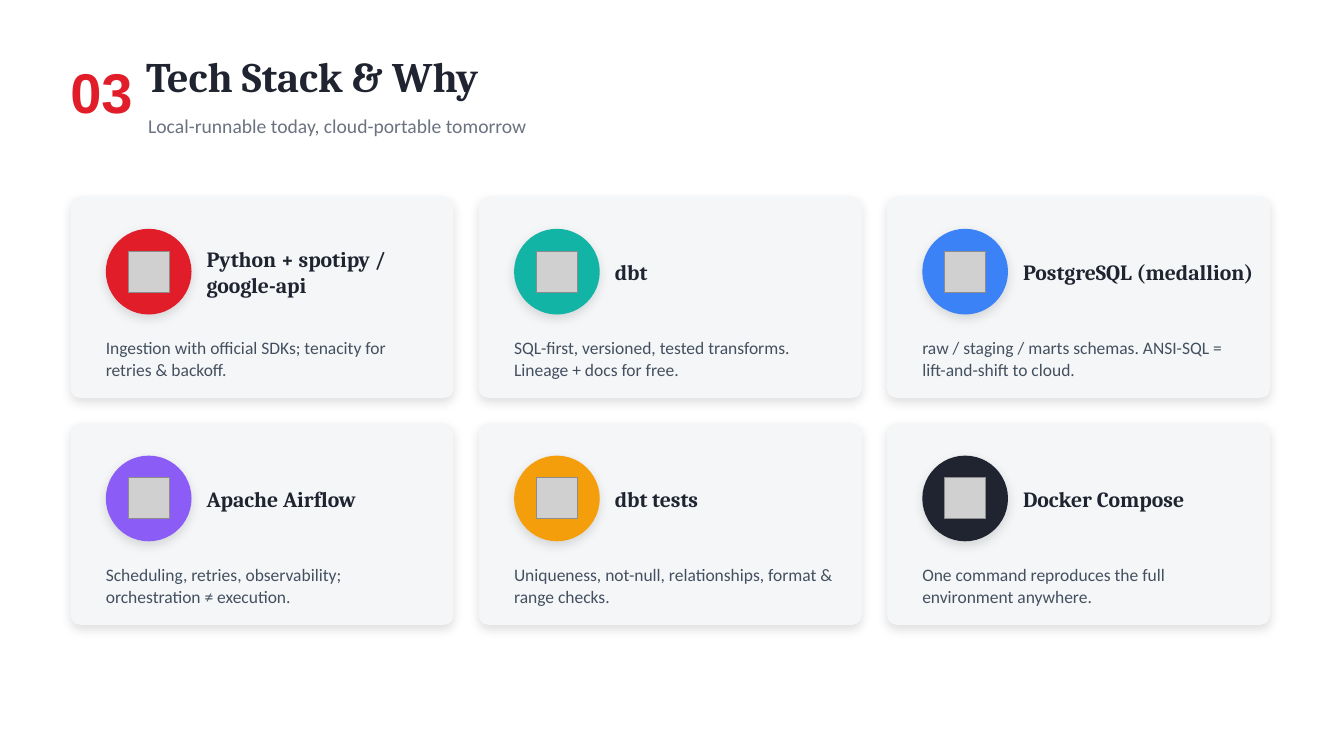
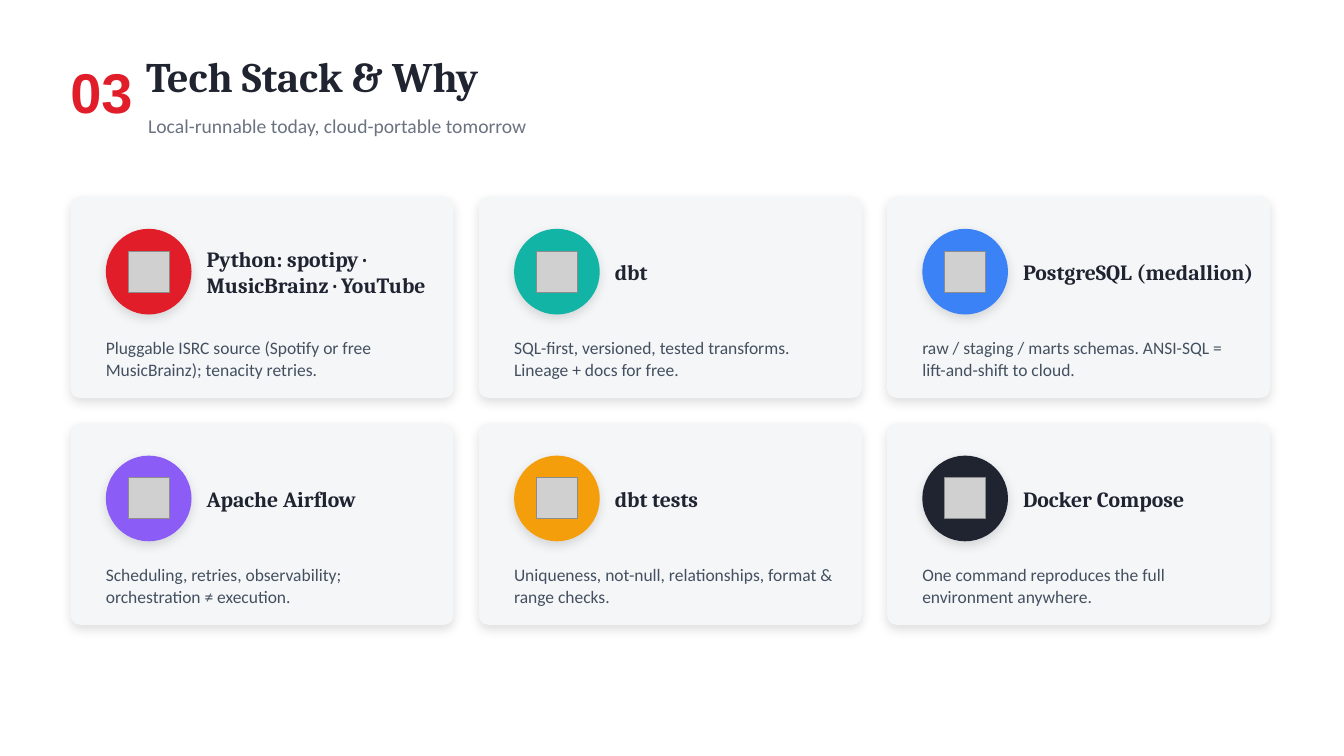
Before and after one commit to rizkyalfaridzy/massivemusic-de-pipeline, a slide deck: slide 4 of slides/MassiveMusic_DE_TechTest.pptx. Drawn at 1344x756 pixels with LibreOffice and Linux fonts; fonts in the diff are those of the drawing; grey boxes stand for pictures. Boxes give left, top, right and bottom in pixels: in the first picture for what was removed or moved away, otherwise in the second. Text is boxed around its words. In the diff, an @@ line names an element or a change of style, - is before the commit and + after.

Commit message:
Update deck (real catalog demo) + MusicBrainz ISRC source + real-catalog adaptations

```diff
--- a/slides/MassiveMusic_DE_TechTest.pptx
+++ b/slides/MassiveMusic_DE_TechTest.pptx
@@ text at box(207, 252, 425, 293): text changed @@
-Python + spotipy / google-api
+Python: spotipy · MusicBrainz · YouTube
@@ text at box(106, 341, 371, 379): text changed @@
-Ingestion with official SDKs; tenacity for retries & backoff.
+Pluggable ISRC source (Spotify or free MusicBrainz); tenacity retries.
```
Also in this commit, not shown: 4 other slides changed, 1 other file.
